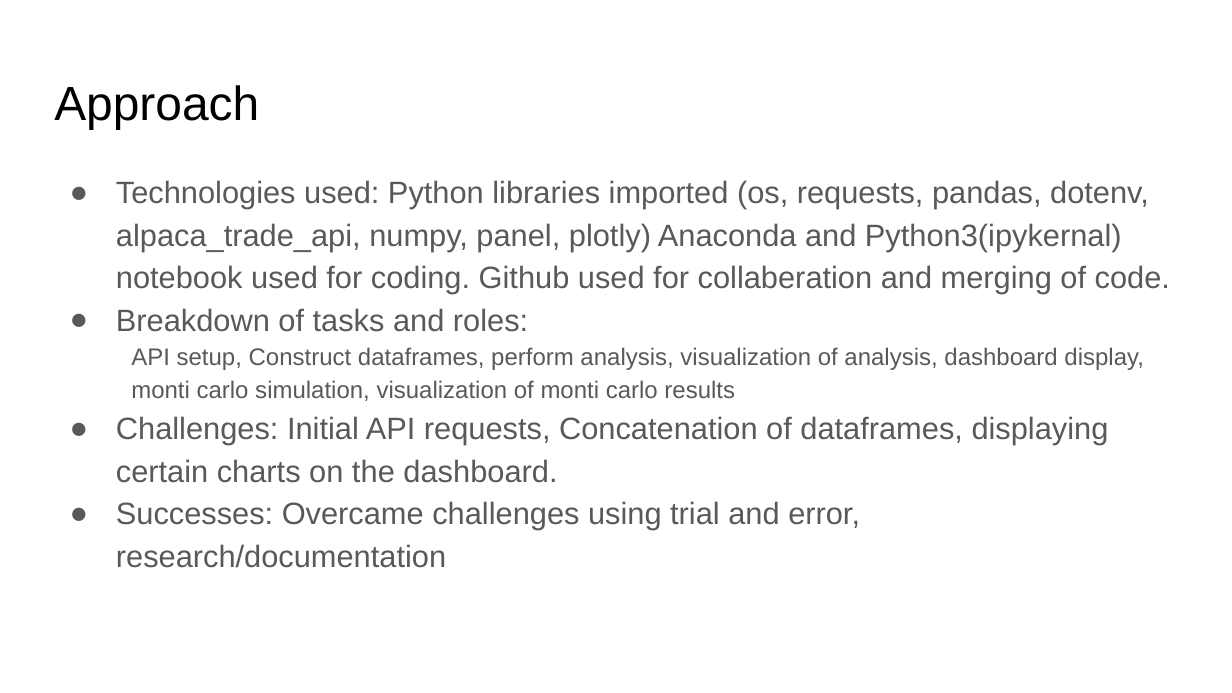
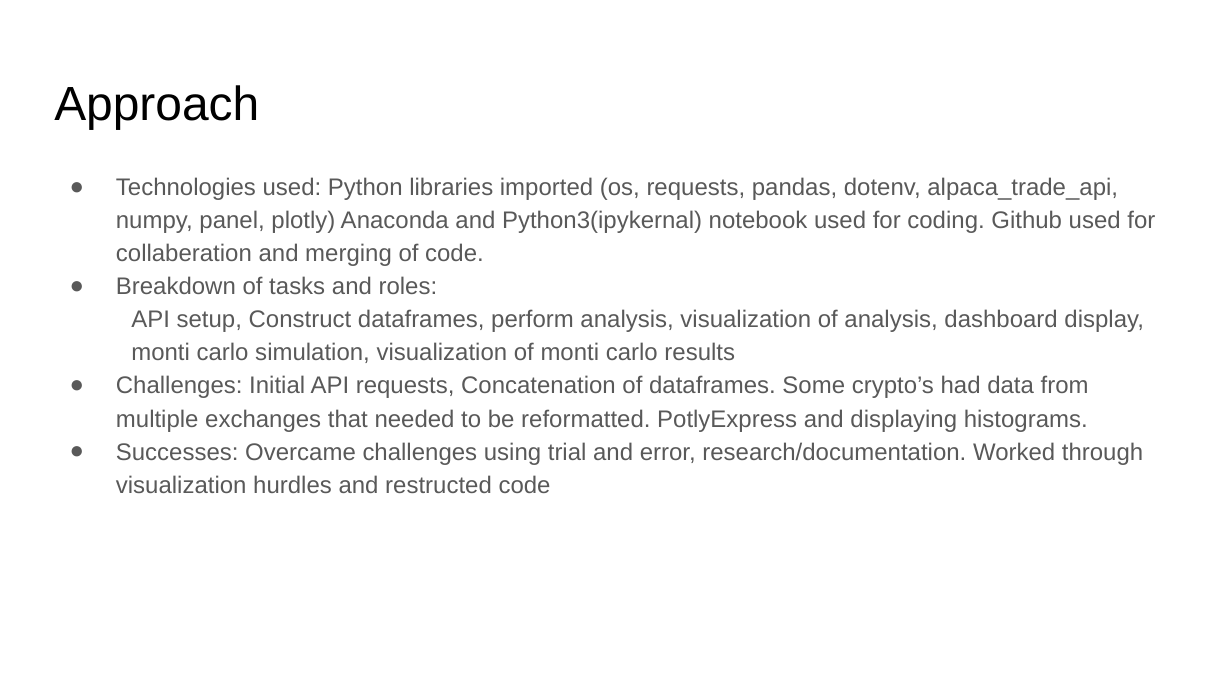
Before and after one commit to MarcAgnew055/Project-1, a slide deck: slide 5 of CountofMontiCrypto_PP.pptx. Drawn at 1232x693 pixels with LibreOffice and Linux fonts; fonts in the diff are those of the drawing. Boxes give left, top, right and bottom in pixels: in the first picture for what was removed or moved away, otherwise in the second. Text is boxed around its words. In the diff, an @@ line names an element or a change of style, - is before the commit and + after.

```diff
--- a/CountofMontiCrypto_PP.pptx
+++ b/CountofMontiCrypto_PP.pptx
@@ text at [116,177,1155,294]: size 18 to 14 pt in "Technologies used: Python libraries imported (os, requests, ...", "Breakdown of tasks and roles:" @@
@@ text at [116,375,1143,493]: text changed; size 18 to 14 pt @@
-● Challenges: Initial API requests, Concatenation of dataframes, displaying certain charts on the dashboard.
-● Successes: Overcame challenges using trial and error, research/documentation
+● Challenges: Initial API requests, Concatenation of dataframes. Some crypto’s had data from multiple exchanges that needed to be reformatted. PotlyExpress and displaying histograms.
+● Successes: Overcame challenges using trial and error, research/documentation. Worked through visualization hurdles and restructed code
```
Also in this commit, not shown: 2 other slides changed, 1 slide added.
